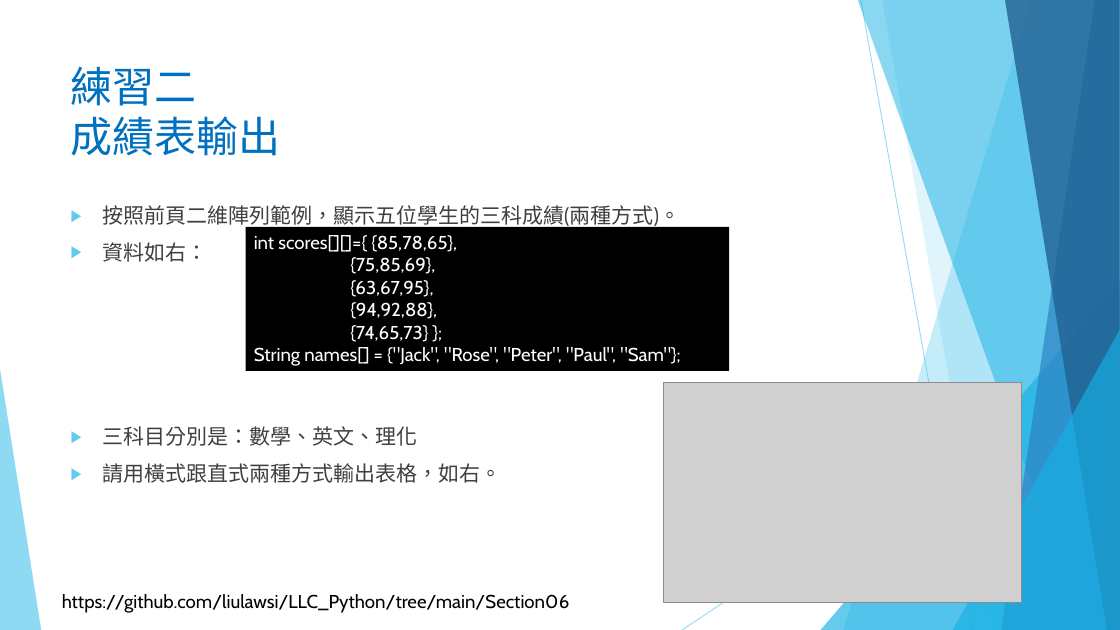
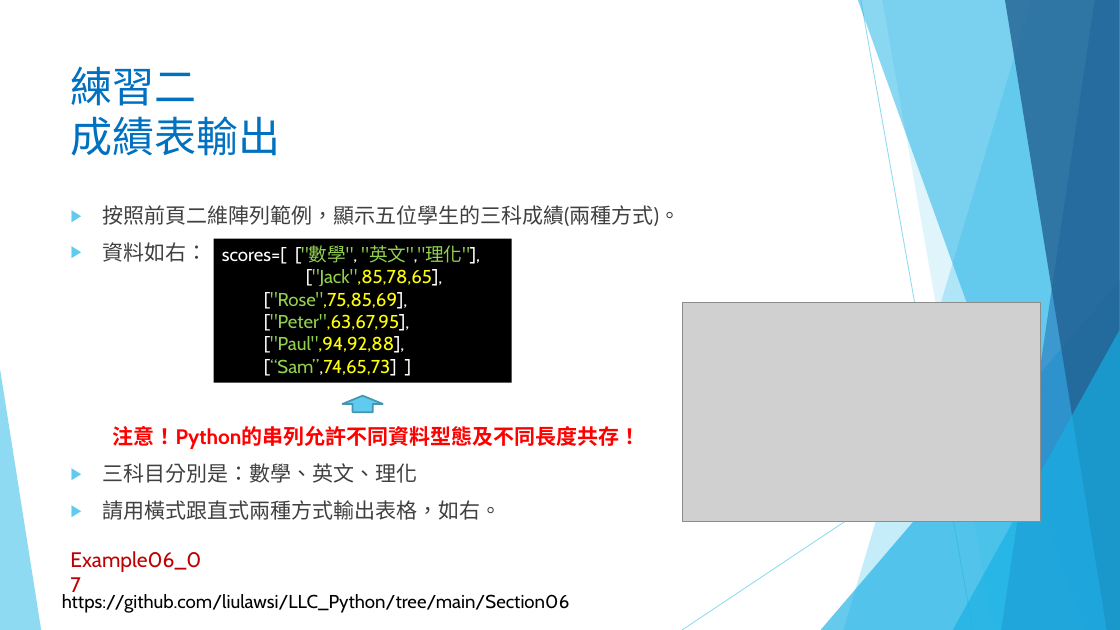
Before and after one commit to liulawsi/My_PPTs, a slide deck: slide 32 of LCC/Python/06_串列(List)一定要認識.pptx (slide 33 before the commit). Drawn at 1120x630 pixels with LibreOffice and Linux fonts; fonts in the diff are those of the drawing; grey boxes stand for pictures; background and template pictures are left out. Boxes give left, top, right and bottom in pixels: in the first picture for what was removed or moved away, otherwise in the second. Text is boxed around its words. In the diff, an @@ line names an element or a change of style, - is before the commit and + after.

```diff
--- a/LCC/Python/06_串列(List)一定要認識.pptx
+++ b/LCC/Python/06_串列(List)一定要認識.pptx
@@ rectangle "scores=[ ["數學", "英文","理化"],": place and size @@
-rectangle "scores=[ ["數學", "英文","理化"]," at (245,227,729,371)
+rectangle "scores=[ ["數學", "英文","理化"]," at (213,239,512,383)
@@ text in rectangle at (222,245,480,376): text changed; text colour #FFFFFF to #FFFF00 @@
-int scores[][]={ {85,78,65},
-{75,85,69},
-{63,67,95},
-{94,92,88},
-{74,65,73} };
-String names[] = {"Jack", "Rose", "Peter", "Paul", "Sam"};
+scores=[ ["數學", "英文","理化"],
+["Jack",85,78,65],
+["Rose",75,85,69],
+["Peter",63,67,95],
+["Paul",94,92,88],
+[“Sam”,74,65,73] ]
@@ picture: place and size @@
-picture at (663,383,1022,603)
+picture at (682,302,1041,523)
@@ right arrow added at (343,396,383,413), fill #5FCBEF, outline #4696B1 1.5 pt @@
@@ text at (113,426,641,449): paragraph added @@
+注意！Python的串列允許不同資料型態及不同長度共存！
@@ text added at (70,551,201,572), 18 pt, text #C00000 @@
+Example06_07
```
Also in this commit, not shown: 8 other slides changed, 5 slides added, 4 slides removed, 2 other files.
